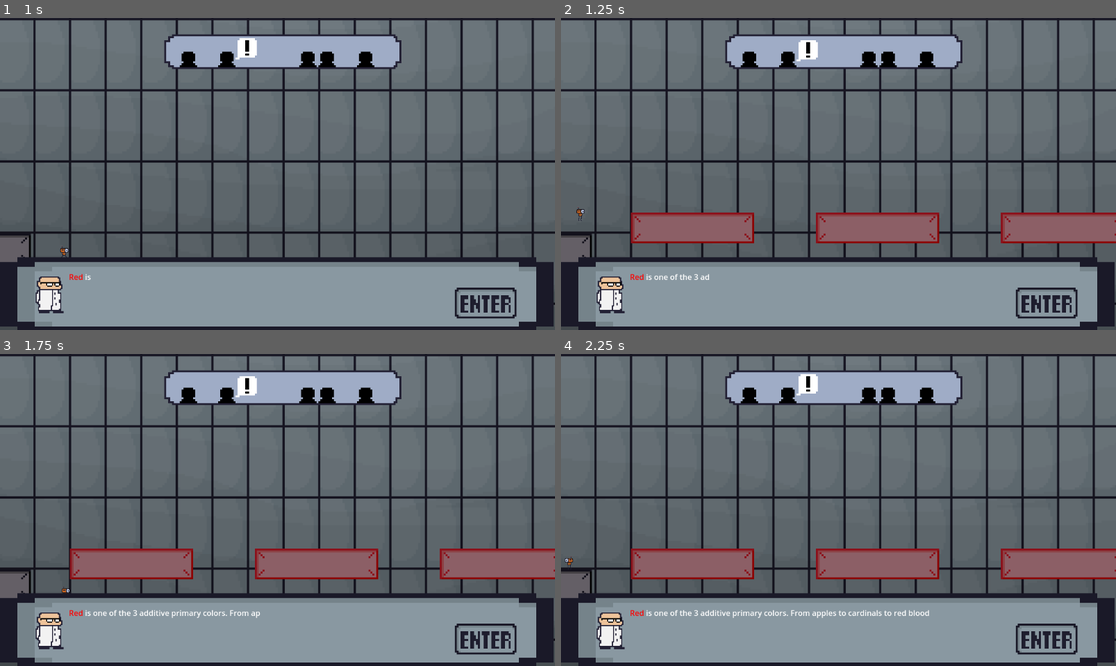
Above: before the commit, frames 1-4 (two rows, left to right).
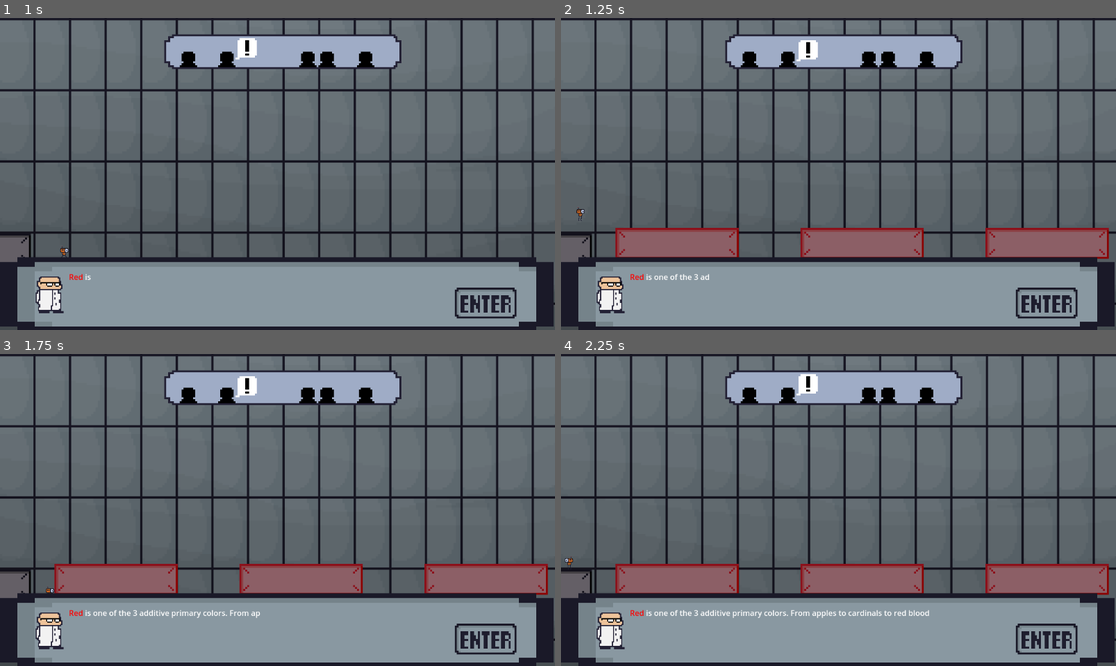
Above: after the commit, the same moments.

Repository: Gamnraa/gmtk2025
Game: Godot game, scene res://MainScene.tscn
The game is run twice, just before and just after one commit, with the same random seed, the same clock (stepped at 60 frames per second) and the same inputs.
Inputs:
- Up to frame 1 (1 s): tap Enter (enter) at 0.5, 0.6 s; hold D (right) from 0.53 s (still down); tap Space (jump) at 0.77 s
- Up to frame 2 (1.25 s): keep holding D (right)
- Up to frame 3 (1.75 s): keep holding D (right); tap Enter (enter) at 1.35 s; tap Space (jump) at 1.52 s
- Up to frame 4 (2.25 s): release D (right) at 2.03 s; hold A (left) from 2.03 s (still down); tap Enter (enter) at 2.1 s

Frame 1 is identical in both runs. In frame 2, 8.4% of the frame differs, in the area x 9-100%, y 62-78%; in frame 3, 8.4%, in the area x 8-100%, y 62-78%; in frame 4, 8.4%.

Commit message:
Update 1_1.tscn

Diff:
--- a/Nodes/Levels/1_1.tscn
+++ b/Nodes/Levels/1_1.tscn
@@ -3,6 +3,7 @@
 [ext_resource type="PackedScene" uid="uid://blaul8bw43pew" path="res://Nodes/PlatformBig.tscn" id="1_kx4st"]
 
 [node name="1-1" type="Node2D"]
+position = Vector2(-32, 32)
 scale = Vector2(0.5, 0.5)
 
 [node name="Node2D" type="Node2D" parent="."]
